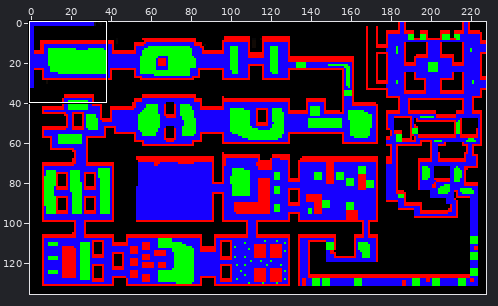
Sprite sheet: data/map1_hit.png. Above: a wide view before the commit, with the close-up outlined.
Close-up. As it was:
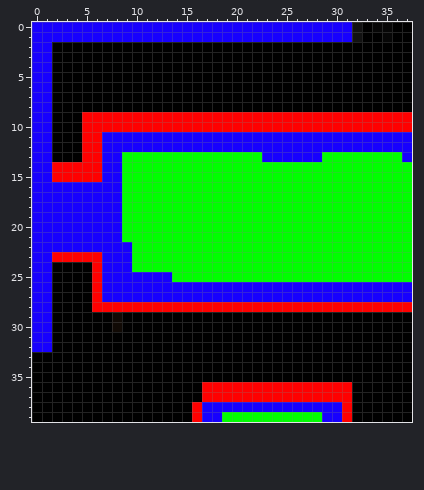
The file is 228x136 pixels. Colours within 5 levels of each other are drawn and written as one. Shown: x 0..37, y 0..39.
And afterwards:
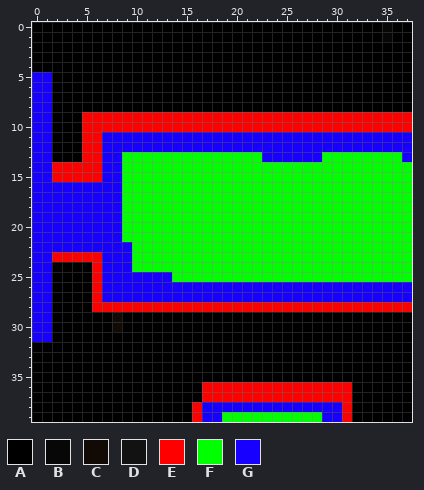
Palette (. is transparent): A #000000  B #070707  C #110a05  D #121212  E #ff0000  F #00ff00  G #1700ff
The exact change:
The author changed colour B to colour A in row 0 at x 34.
The author changed colour D to colour A in rows 0 to 1 at x 32.
The author changed colour G to colour A in rows 0 to 1 at x 0 to 31; in rows 2 to 4 at x 0 to 1; in row 32 at x 0 to 1.
Pixel boxes of the changes (left, top, right, bottom) in both close-ups:
changed: (32, 22, 382, 72)
changed: (32, 342, 52, 352)
